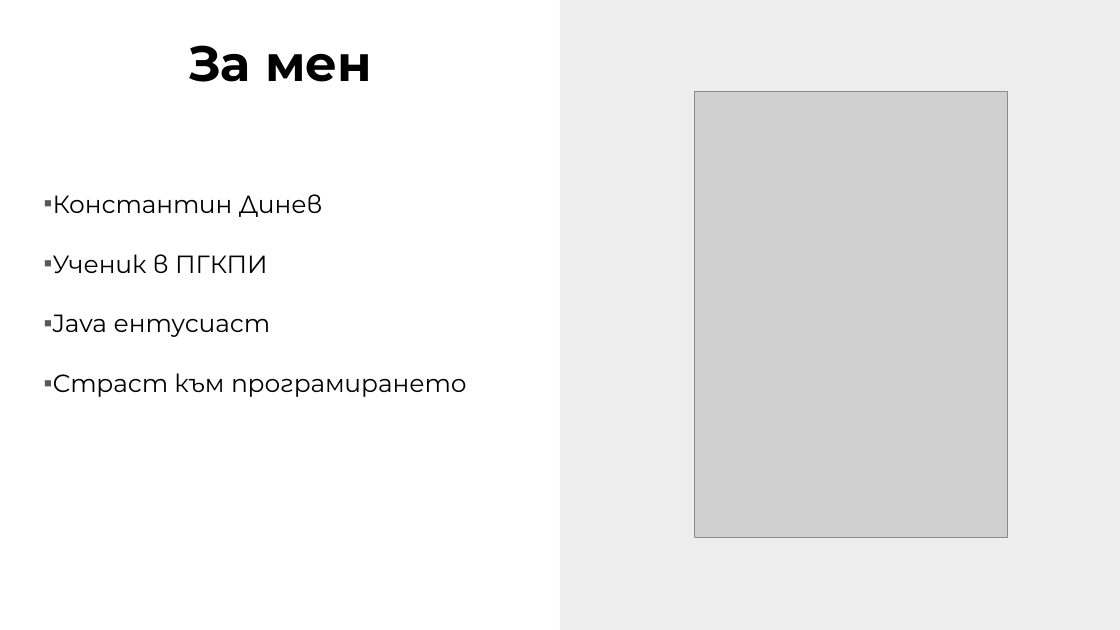
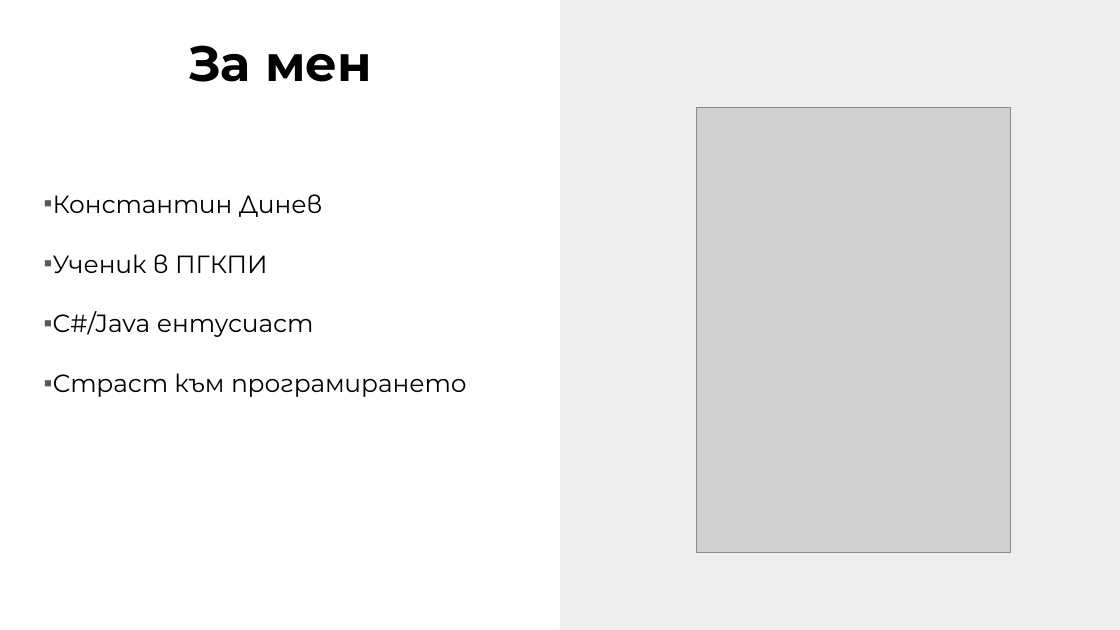
Before and after one commit to KKDinev20/Zira-2.0, a slide deck: slide 2 of documents/Zira - Presentation.pptx. Drawn at 1120x630 pixels with LibreOffice and Linux fonts; fonts in the diff are those of the drawing; grey boxes stand for pictures. Boxes give left, top, right and bottom in pixels: in the first picture for what was removed or moved away, otherwise in the second. Text is boxed around its words. In the diff, an @@ line names an element or a change of style, - is before the commit and + after.

```diff
--- a/documents/Zira - Presentation.pptx
+++ b/documents/Zira - Presentation.pptx
@@ picture: place and size @@
-picture at bbox=[694, 92, 1008, 538]
+picture at bbox=[697, 108, 1010, 553]
@@ subtitle at bbox=[53, 311, 314, 337]: text changed @@
-▪ Java ентусиаст
+▪ C#/Java ентусиаст
```
Also in this commit, not shown: 3 other slides changed, 1 slide added, 18 other files.
